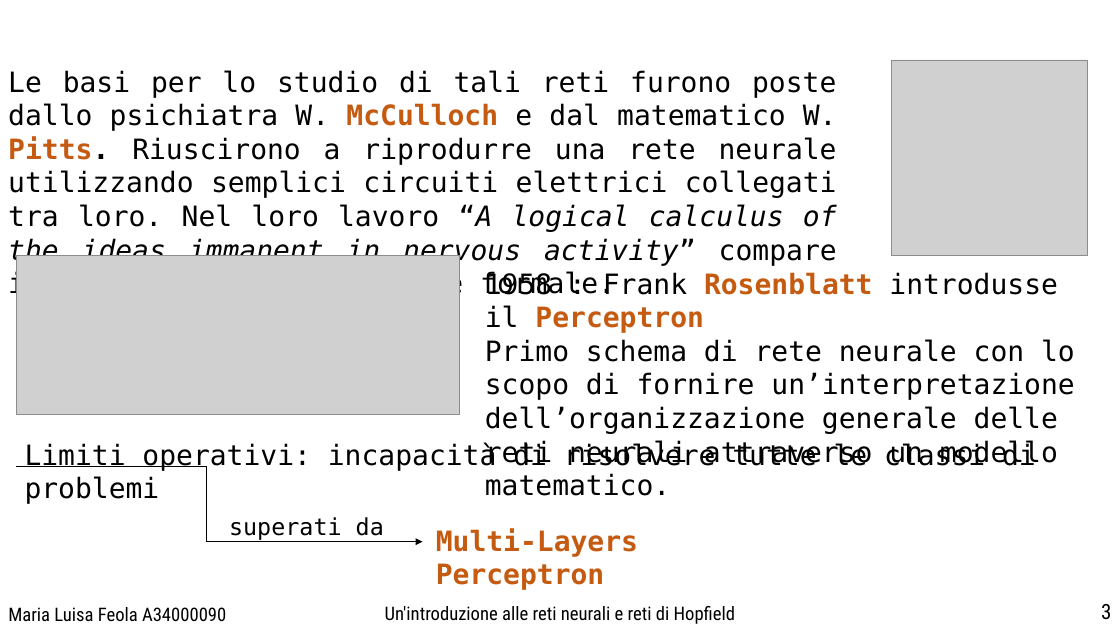
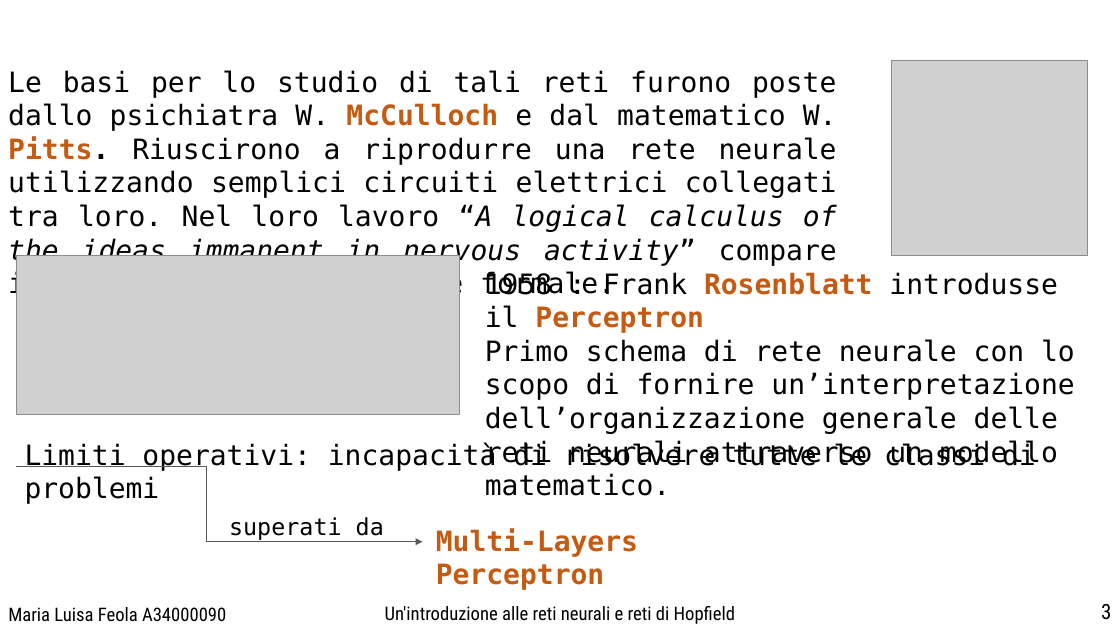
Before and after one commit to Misalf/tesi-nuovo, a slide deck: slide 3 of POWER POINT/PresentazionePowerPoint.pptx. Drawn at 1120x630 pixels with LibreOffice and Linux fonts; fonts in the diff are those of the drawing; grey boxes stand for pictures; background and template pictures are left out. Boxes give left, top, right and bottom in pixels: in the first picture for what was removed or moved away, otherwise in the second. Text is boxed around its words. In the diff, an @@ line names an element or a change of style, - is before the commit and + after.

```diff
--- a/POWER POINT/PresentazionePowerPoint.pptx
+++ b/POWER POINT/PresentazionePowerPoint.pptx
@@ elbow arrow (16, 466) - (423, 542): stroke #000000 0.5 pt to #595959 0.5 pt @@
```
Also in this commit, not shown: 8 other slides changed, 5 other files.
